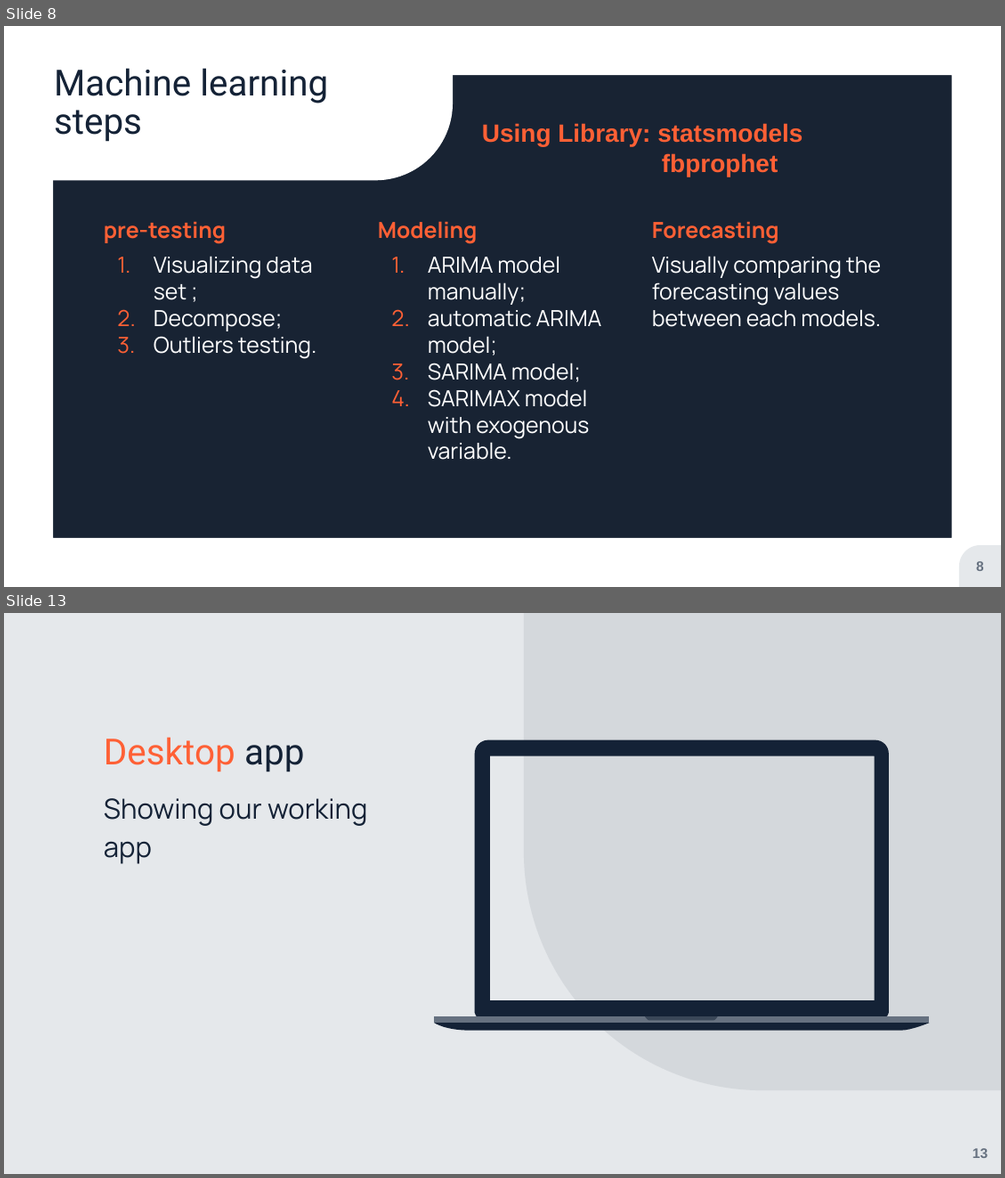
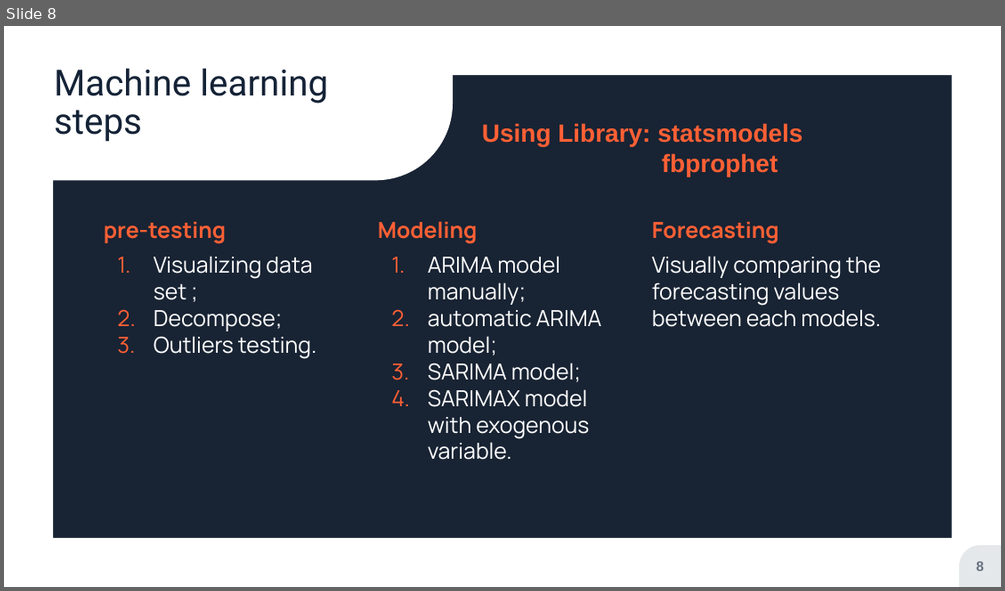
Before and after one commit to jmitterh/Project_3_Potential_Marketing, a slide deck: Data-Estate Presentation.pptx. Shown one above the other, each under a label of ours: slides 8 and 13 before the commit, slide 8 after it; the slides between them are not shown. The pictures are 1005x1178 and 1005x591 pixels, drawn with LibreOffice and Linux fonts; fonts in the diff are those of the drawing; background and template pictures are left out; a plain dark background stands for a picture behind light text. Boxes give left, top, right and bottom in pixels: in the first picture for what was removed or moved away, otherwise in the second. Text is boxed around its words. In the diff, an @@ line names an element or a change of style, - is before the commit and + after.

```diff
--- a/Data-Estate Presentation.pptx
+++ b/Data-Estate Presentation.pptx
@@ slide 13 removed at [4,613,1001,1174], background #E5E8EB; not listed: 1 template element that a slide beside it also shows @@
@@ round rect removed at [524,613,1001,1090] @@
@@ title removed at [104,737,304,772] @@
-Desktop app
@@ text removed at [104,798,368,864] @@
-Showing our working app
@@ group removed at [434,739,929,1030]: 4 freeform shapes @@
@@ page number removed at [972,1148,987,1158] @@
-13
```
Also in this commit, not shown: 1 slide changed, 3 other slides removed, 3 other files.
